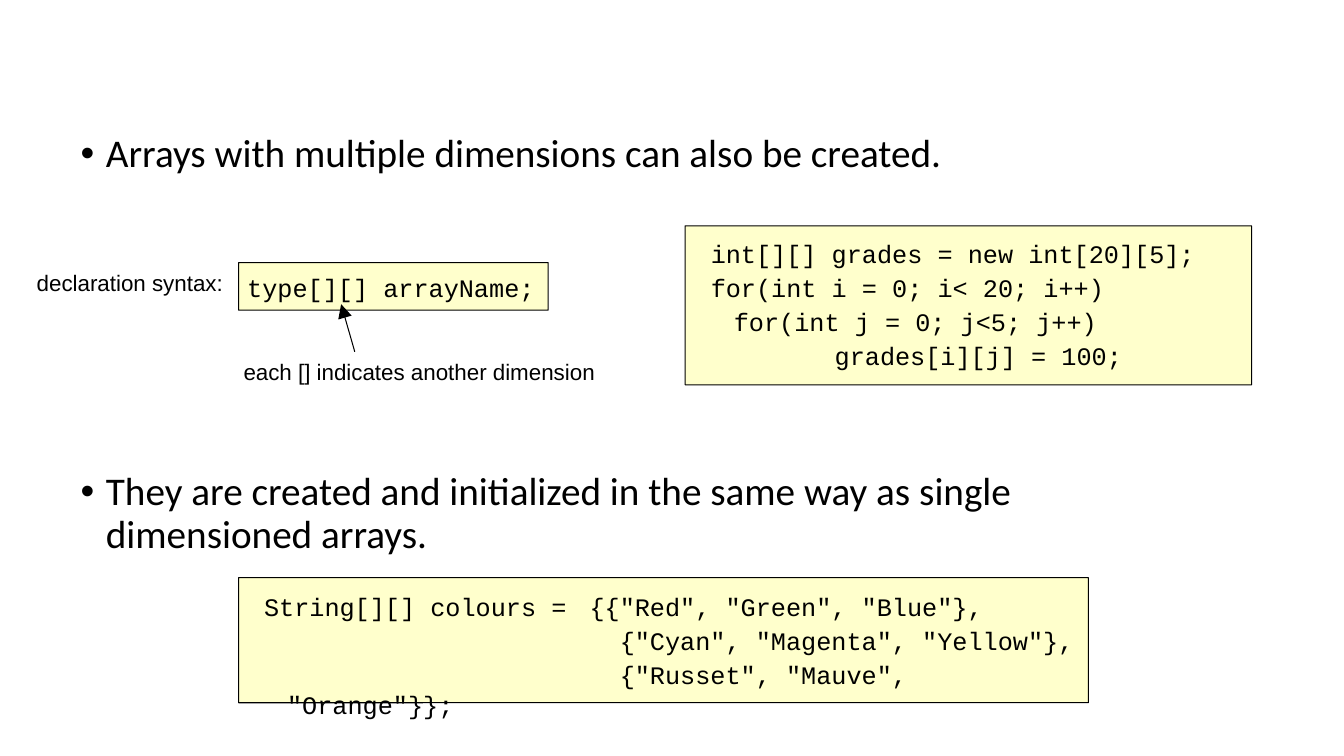
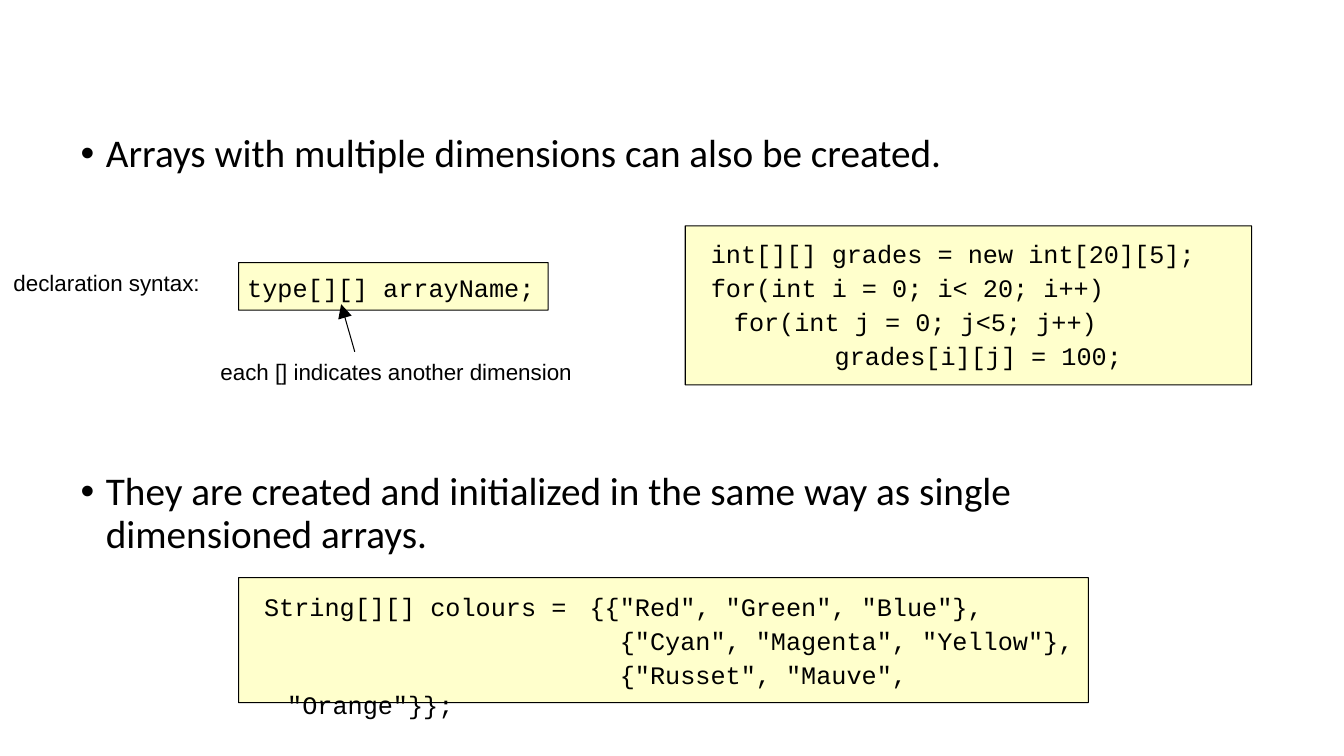
Before and after one commit to gmierzwinski/gmierzwinski.github.io, a slide deck: slide 18 of bishops/cs321/resources/CS321_Lecture_03B.pptx. Drawn at 1344x756 pixels with LibreOffice and Linux fonts; fonts in the diff are those of the drawing; background and template pictures are left out. Boxes give left, top, right and bottom in pixels: in the first picture for what was removed or moved away, otherwise in the second. Text is boxed around its words. In the diff, an @@ line names an element or a change of style, - is before the commit and + after.

```diff
--- a/bishops/cs321/resources/CS321_Lecture_03B.pptx
+++ b/bishops/cs321/resources/CS321_Lecture_03B.pptx
@@ text "declaration syntax:": place and size @@
-text "declaration syntax:" at [37,274,223,296]
+text "declaration syntax:" at [13,274,200,296]
@@ text "each [] indicates another dimension": place and size @@
-text "each [] indicates another dimension" at [244,363,595,381]
+text "each [] indicates another dimension" at [220,363,572,381]
```
Also in this commit, not shown: 17 other slides changed, 5 other files.
